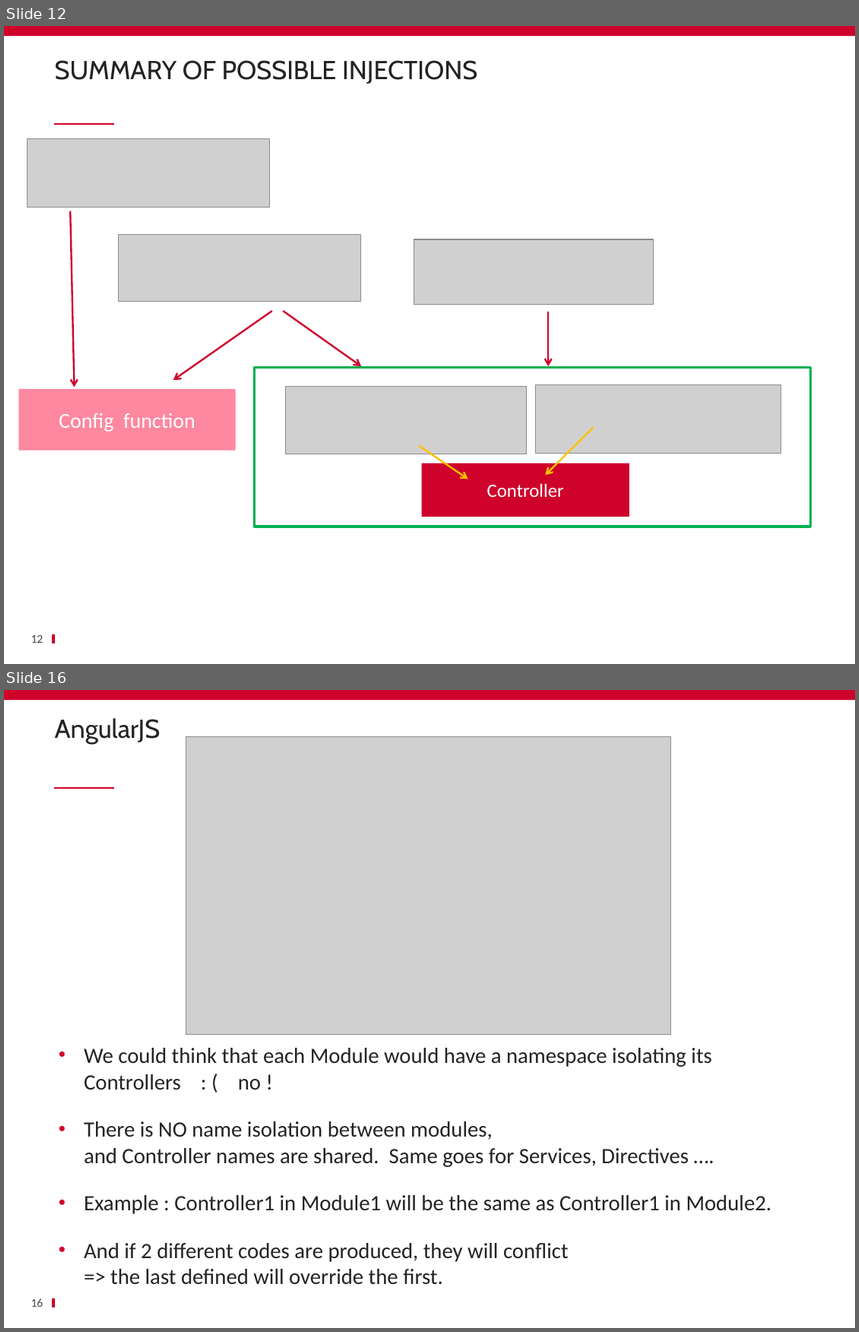
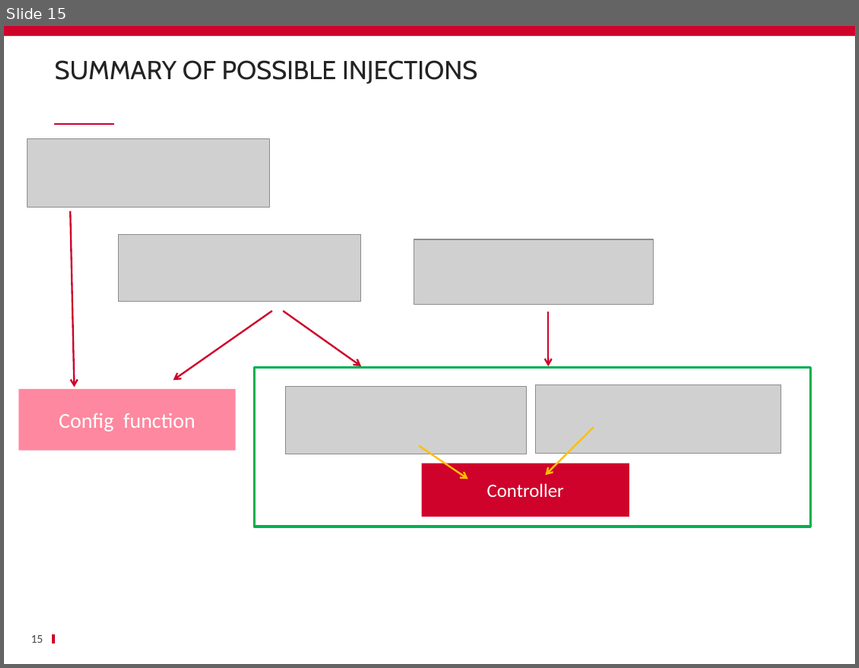
Before and after one commit to ycintre/formation-angularjs, a slide deck: 15 Custom services/Custom services.pptx. Shown one above the other, each under a label of ours: slides 12 and 16 before the commit, slide 15 after it; the slides between them are not shown. The pictures are 859x1332 and 859x668 pixels, drawn with LibreOffice and Linux fonts; fonts in the diff are those of the drawing; grey boxes stand for pictures; background and template pictures are left out. Boxes give left, top, right and bottom in pixels: in the first picture for what was removed or moved away, otherwise in the second. Text is boxed around its words. In the diff, an @@ line names an element or a change of style, - is before the commit and + after.

Commit message:
completely rework custom services slides

```diff
--- a/15 Custom services/Custom services.pptx
+++ b/15 Custom services/Custom services.pptx
@@ slide 16 removed at box(4, 690, 855, 1328), background #FFFFFF; not listed: 3 template elements that a slide beside it also shows @@
@@ title removed at box(55, 718, 161, 744) @@
-AngularJS
@@ picture removed at box(186, 737, 671, 1035) @@
@@ text removed at box(84, 1048, 772, 1285) @@
-• We could think that each Module would have a namespace isolating its Controllers : ( no !
-• There is NO name isolation between modules,
-  and Controller names are shared. Same goes for Services, Directives ….
-• Example : Controller1 in Module1 will be the same as Controller1 in Module2.
-• And if 2 different codes are produced, they will conflict
-  => the last defined will override the first.
@@ page number removed at box(31, 1299, 44, 1307) @@
-16
@@ what was slide 12 is now slide 15 @@
@@ page number at box(31, 636, 44, 643): text changed @@
-12
+15
```
Also in this commit, not shown: 1 slide changed, 14 slides added, 16 other slides removed.
